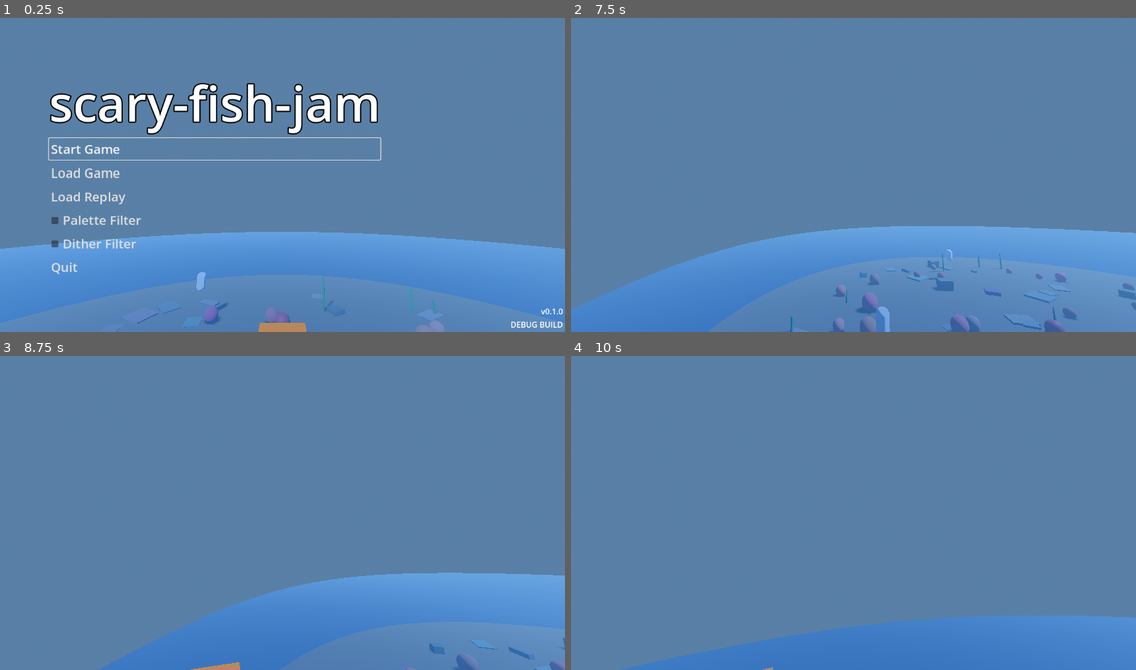
Above: before the commit, frames 1-4 (two rows, left to right).
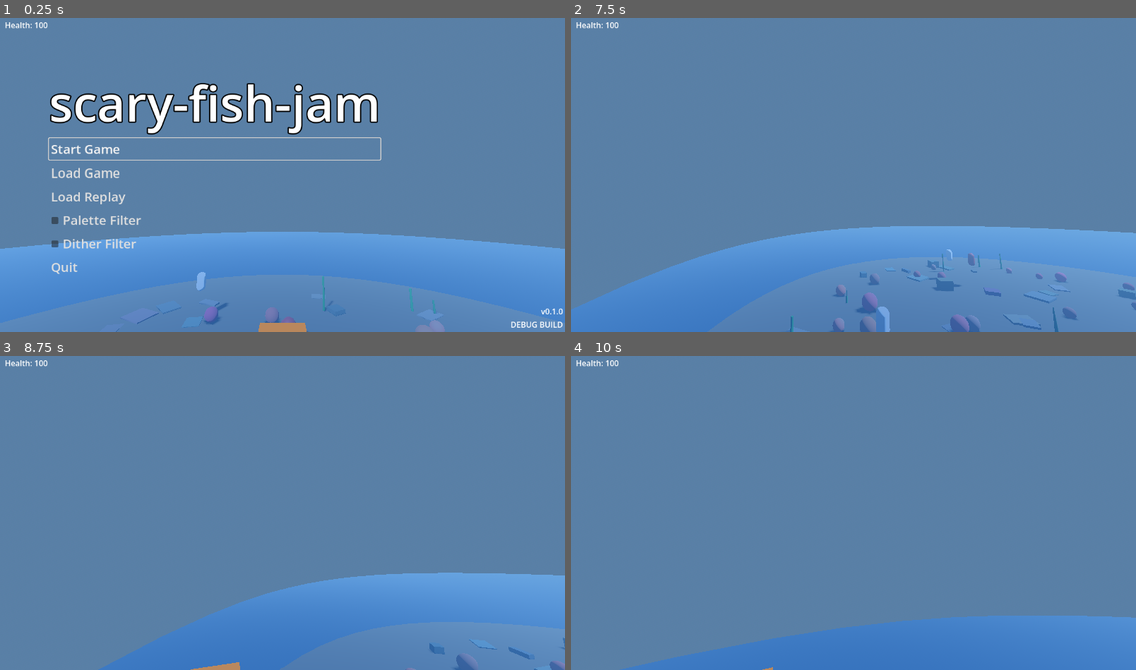
Above: after the commit, the same moments.

Repository: onebit-aidan-kris/scary-fish-jam
Game: Godot game, scene res://scenes/levels/fishing/fishing_level.tscn
The game is run twice, just before and just after one commit, with the same random seed, the same clock (stepped at 60 frames per second) and the same inputs. This scene is started directly instead of the project's main scene.
Inputs (mouse positions are in pixels of both pictures, inside the frame that each line leads up to):
- Up to frame 1 (0.25 s): no input
- Up to frame 2 (7.5 s): click "Start Game" at 0.5 s; move the mouse to (881, 171) at 1.27 s; hold Ctrl (crouch) 1.28-2.03 s; hold W (move_forward) 1.28-6.53 s; tap Space (jump) at 1.52, 2.27, 3.77, 4.52, 5.27, 6.5, 6.77 s; move the mouse to (825, 175) at 2.02 s; tap E (interact) at 2.1, 4.35, 6.6 s; move the mouse to (864, 168) at 2.77 s; hold Shift (sprint) 2.78-3.53 s; move the mouse to (847, 178) at 3.52 s; tap Ctrl (crouch) at 3.6 s; move the mouse to (893, 178) at 4.27 s; move the mouse to (808, 168) at 5.02 s; tap Shift (sprint) at 5.1 s; tap Enter at 5.75 s; move the mouse to (859, 171) at 5.77 s; hold Ctrl (crouch) 5.78-6.53 s; move the mouse to (830, 165) at 6.52 s; hold D (move_right) 6.53-7.28 s; move the mouse to (881, 171) at 7.27 s; hold W (move_forward) from 7.28 s (still down); hold Shift (sprint) from 7.28 s (still down)
- Up to frame 3 (8.75 s): keep holding W (move_forward); tap Space (jump) at 7.52, 8.27 s; move the mouse to (254, 513) at 8.02 s; release Shift (sprint) at 8.03 s; tap Ctrl (crouch) at 8.1 s
- Up to frame 4 (10 s): move the mouse to (864, 506) at 8.77 s; tap E (interact) at 8.85 s; move the mouse to (847, 516) at 9.52 s; release W (move_forward) at 9.53 s; hold A (move_left) from 9.53 s (still down); tap Shift (sprint) at 9.6 s; tap Space (jump) at 9.77 s

The runs differ from the first frame. In frame 1, 0.1% of the frame differs, in the area x 0-53%, y 1-98%; in frame 2, 0.2%, in the area x 0-88%, y 1-100%; in frame 3, less than 0.1%; in frame 4, less than 0.1%.
Error before the commit: Invalid access to property or key 'player_damaged' on a base object of type 'Node'. (res://scenes/levels/fishing/boat.gd:25)

Commit message:
to debug the dangerfish

Diff:
--- a/project/scenes/levels/fishing/fish.gd
+++ b/project/scenes/levels/fishing/fish.gd
@@ -20,6 +20,7 @@
 
 func _ready() -> void:
 	child_mesh = get_node("MeshInstance3D")
+	print("patrol path is: ", patrol_path)
 	var path_node := get_node(patrol_path)
 	patrol_behavior.nav_agent = nav_agent
 	patrol_behavior.set_patrol_nodes(path_node)
--- a/project/scenes/levels/fishing/fishing_level.tscn
+++ b/project/scenes/levels/fishing/fishing_level.tscn
@@ -11,6 +11,7 @@
 [ext_resource type="AudioStream" uid="uid://bstgfyfprod26" path="res://assets/sounds/wind_standard.mp3" id="9_asivi"]
 [ext_resource type="Script" uid="uid://qh6mkd6mxe0t" path="res://scenes/levels/fishing/vision_cone.gd" id="11_vcone"]
 [ext_resource type="Script" uid="uid://comou8l10poef" path="res://scripts/components/fish/attackable.gd" id="12_attack"]
+[ext_resource type="PackedScene" path="res://scenes/levels/fishing/hud.tscn" id="13_hud"]
 
 [sub_resource type="ProceduralSkyMaterial" id="ProceduralSkyMaterial_fish"]
 sky_top_color = Color(0.35, 0.6, 0.85, 1)
@@ -181,7 +182,6 @@
 transform = Transform3D(1, 0, 0, 0, 1, 0, 0, 0, 1, -10, -4, -20)
 script = ExtResource("6_1ewjx")
 patrol_path = NodePath("../PatrolPath1")
-swim_speed = null
 
 [node name="NavigationAgent3D" type="NavigationAgent3D" parent="Fish1" unique_id=329993256]
 
@@ -199,7 +199,6 @@
 transform = Transform3D(1, 0, 0, 0, 1, 0, 0, 0, 1, 15, -4, 5)
 script = ExtResource("6_1ewjx")
 patrol_path = NodePath("../PatrolPath2")
-swim_speed = null
 
 [node name="NavigationAgent3D" type="NavigationAgent3D" parent="Fish2" unique_id=510881228]
 
@@ -217,7 +216,6 @@
 transform = Transform3D(1, 0, 0, 0, 1, 0, 0, 0, 1, -20, -4, 5)
 script = ExtResource("6_1ewjx")
 patrol_path = NodePath("../PatrolPath3")
-swim_speed = null
 
 [node name="NavigationAgent3D" type="NavigationAgent3D" parent="Fish3" unique_id=1179597226]
 
@@ -253,6 +251,8 @@
 
 [node name="Dangerfish" type="CharacterBody3D" parent="." unique_id=2140608507 groups=["dangerfish"]]
 transform = Transform3D(1, 0, 0, 0, 1, 0, 0, 0, 1, 0, -4, -10)
+script = ExtResource("6_1ewjx")
+patrol_path = NodePath("../DangerPatrolPath")
 
 [node name="NavigationAgent3D" type="NavigationAgent3D" parent="Dangerfish" unique_id=1823798467]
 
@@ -276,3 +276,5 @@
 
 [node name="CollisionShape3D" type="CollisionShape3D" parent="Dangerfish/Attackable/Hitbox" unique_id=1652857943]
 shape = SubResource("DangerHitboxShape")
+
+[node name="HUD" parent="." unique_id=381760315 instance=ExtResource("13_hud")]
--- /dev/null
+++ b/project/scenes/levels/fishing/hud.gd
@@ -0,0 +1,16 @@
+extends CanvasLayer
+
+@onready var health_label: Label = $VBoxContainer/HealthLabel
+
+var boat: Node3D = null
+
+
+func _ready() -> void:
+	boat = get_tree().get_first_node_in_group("player")
+	if not boat and boat.has_meta("health"):
+		push_error("HUD: player/boat not found or missing health")
+
+
+func _process(_delta: float) -> void:
+	if boat and boat.has_meta("health"):
+		health_label.text = "Health: %.0f" % boat.health
--- /dev/null
+++ b/project/scenes/levels/fishing/hud.tscn
@@ -0,0 +1,19 @@
+[gd_scene format=3]
+
+[ext_resource type="Script" path="res://scenes/levels/fishing/hud.gd" id="1_hud"]
+
+[sub_resource type="Theme" id="HudTheme"]
+
+[node name="HUD" type="CanvasLayer"]
+script = ExtResource("1_hud")
+
+[node name="VBoxContainer" type="VBoxContainer" parent="."]
+offset_left = 10.0
+offset_top = 10.0
+offset_right = 150.0
+offset_bottom = 60.0
+theme = SubResource("HudTheme")
+
+[node name="HealthLabel" type="Label" parent="VBoxContainer"]
+text = "Health: 100"
+custom_minimum_size = Vector2(140, 40)
--- a/project/scenes/levels/fishing/patrol_behavior.gd
+++ b/project/scenes/levels/fishing/patrol_behavior.gd
@@ -4,6 +4,15 @@
 var nav_agent: NavigationAgent3D
 var points: Array[Node3D] = []
 var curr_points_idx := 0
+
+
+func _ready() -> void:
+	nav_agent = get_parent().get_node("NavigationAgent3D")
+	if not nav_agent:
+		push_error("PatrolBehavior: NavigationAgent3D not found")
+		return
+
+	#nav_agent.target_reached.connect(_on_target_reached)
 
 
 func set_patrol_nodes(patrol_path_root: Node) -> void:
--- a/project/scripts/components/fish/attackable.gd
+++ b/project/scripts/components/fish/attackable.gd
@@ -1,4 +1,4 @@
-extends CharacterBody3D
+extends Node
 
 ###
 # Component node for attacking-related behaviors for entities capable of attacking the player.
Not shown, added: project/scenes/levels/fishing/hud.gd.uid
